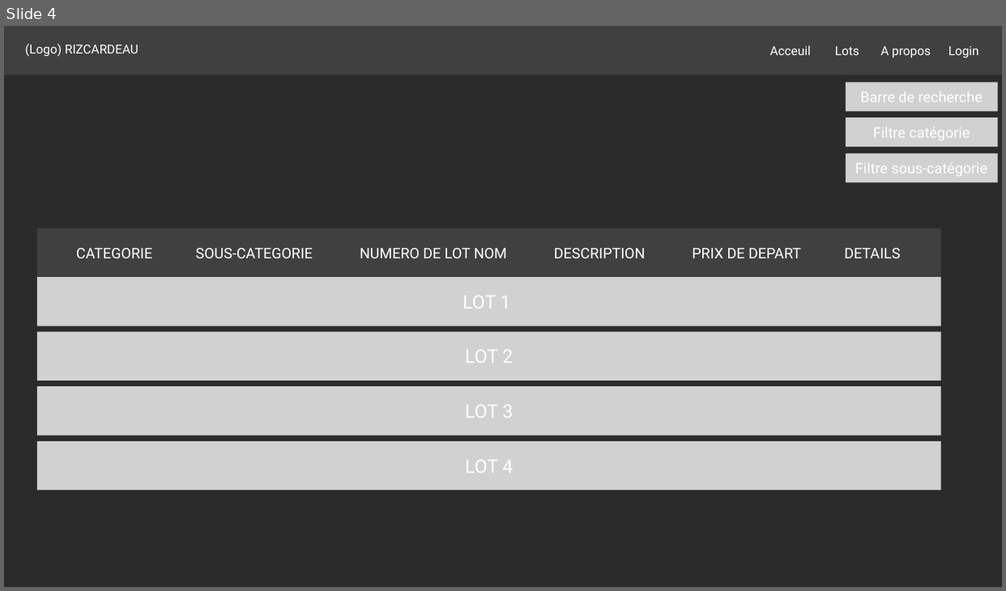
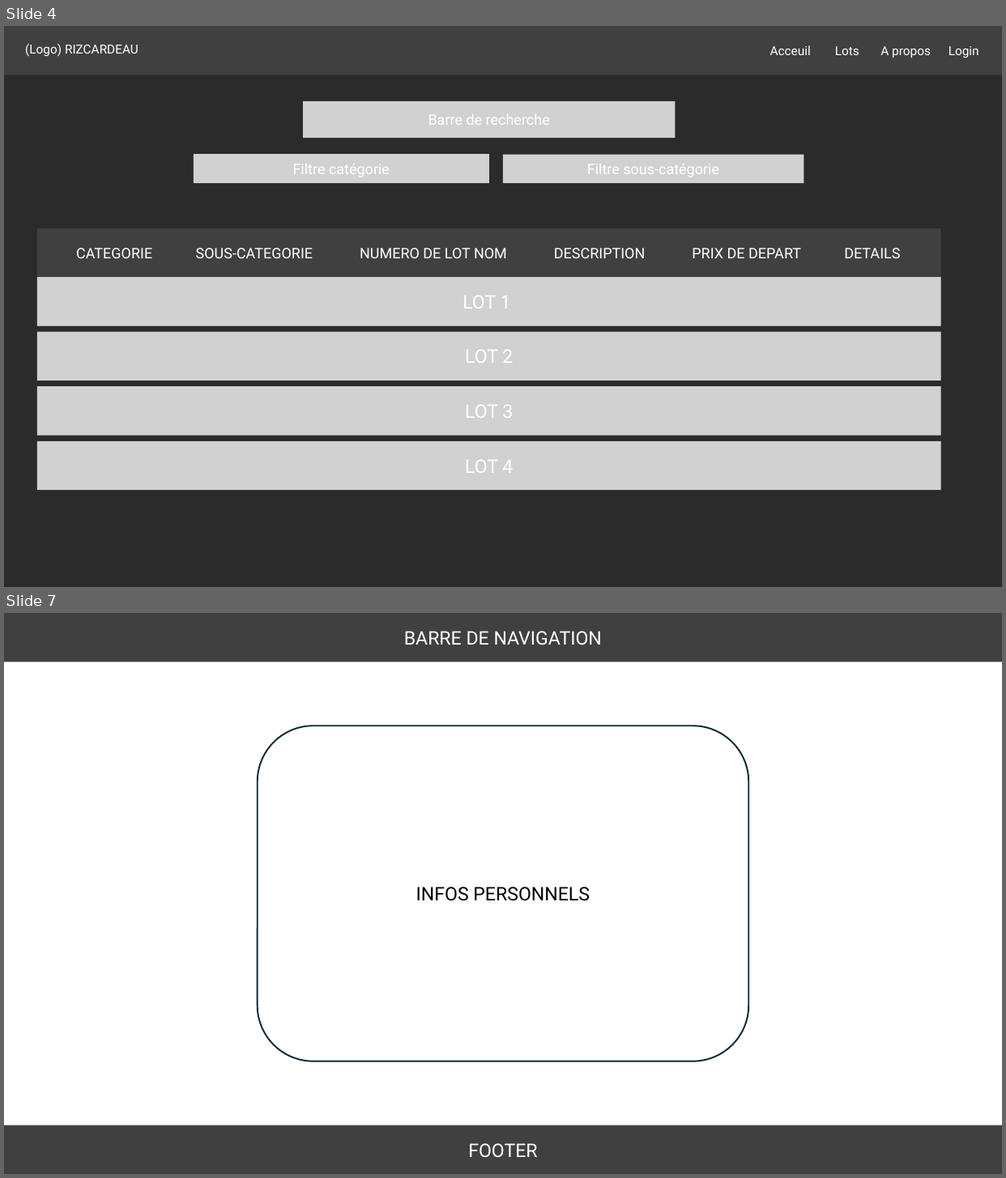
Before and after one commit to ETML-ES-PROJ-LABE-LAFE/LesJardiniersDuDimanche-Frontend, a slide deck: Annexes/MockupEnchere.pptx. Shown one above the other, each under a label of ours: slide 4 before the commit, slides 4 and 7 after it; the slides between them are not shown. The pictures are 1006x591 and 1006x1178 pixels, drawn with LibreOffice and Linux fonts; fonts in the diff are those of the drawing; background and template pictures are left out; a plain dark background stands for a picture behind light text. Boxes give left, top, right and bottom in pixels: in the first picture for what was removed or moved away, otherwise in the second. Text is boxed around its words. In the diff, an @@ line names an element or a change of style, - is before the commit and + after.

```diff
--- a/Annexes/MockupEnchere.pptx
+++ b/Annexes/MockupEnchere.pptx
@@ slide 7 added at [4, 613, 1002, 1174], background picture (left out) @@
@@ rectangle added at [4, 613, 1002, 662], fill #404040, 18 pt, text #FFFFFF @@
+BARRE DE NAVIGATION
@@ rounded rectangle added at [257, 726, 748, 1063], fill #FFFFFF, outline #092A39 1.5 pt, 18 pt, text #000000 @@
+INFOS PERSONNELS
@@ rectangle added at [4, 1126, 1002, 1174], fill #404040, 18 pt, text #FFFFFF @@
+FOOTER
@@ slide 4 changed as well @@
@@ rectangle "Barre de recherche": place and size @@
-rectangle "Barre de recherche" at [846, 82, 997, 111]
+rectangle "Barre de recherche" at [303, 101, 675, 139]
@@ rectangle "Filtre catégorie": place and size @@
-rectangle "Filtre catégorie" at [846, 118, 997, 148]
+rectangle "Filtre catégorie" at [194, 154, 489, 183]
@@ rectangle "Filtre sous-catégorie": place and size @@
-rectangle "Filtre sous-catégorie" at [846, 153, 997, 182]
+rectangle "Filtre sous-catégorie" at [503, 155, 804, 183]
```
Also in this commit, not shown: 3 other slides changed, 3 other slides added.
